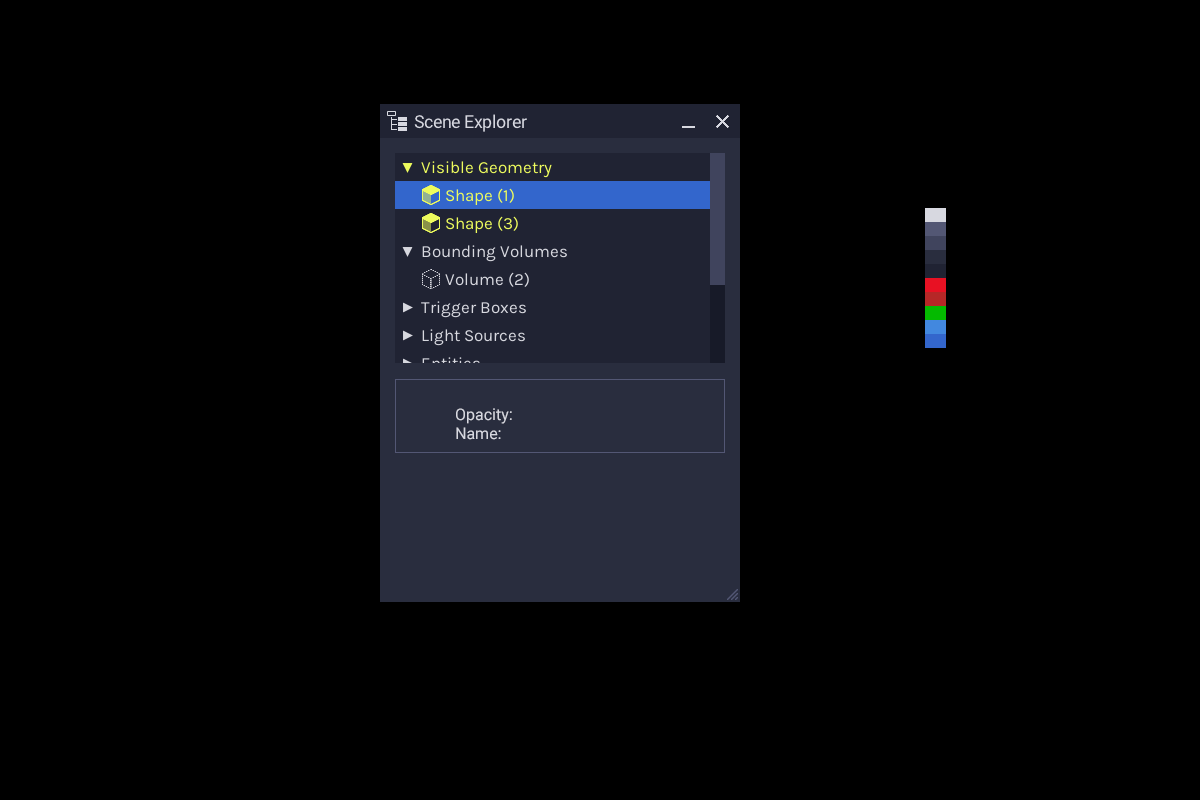
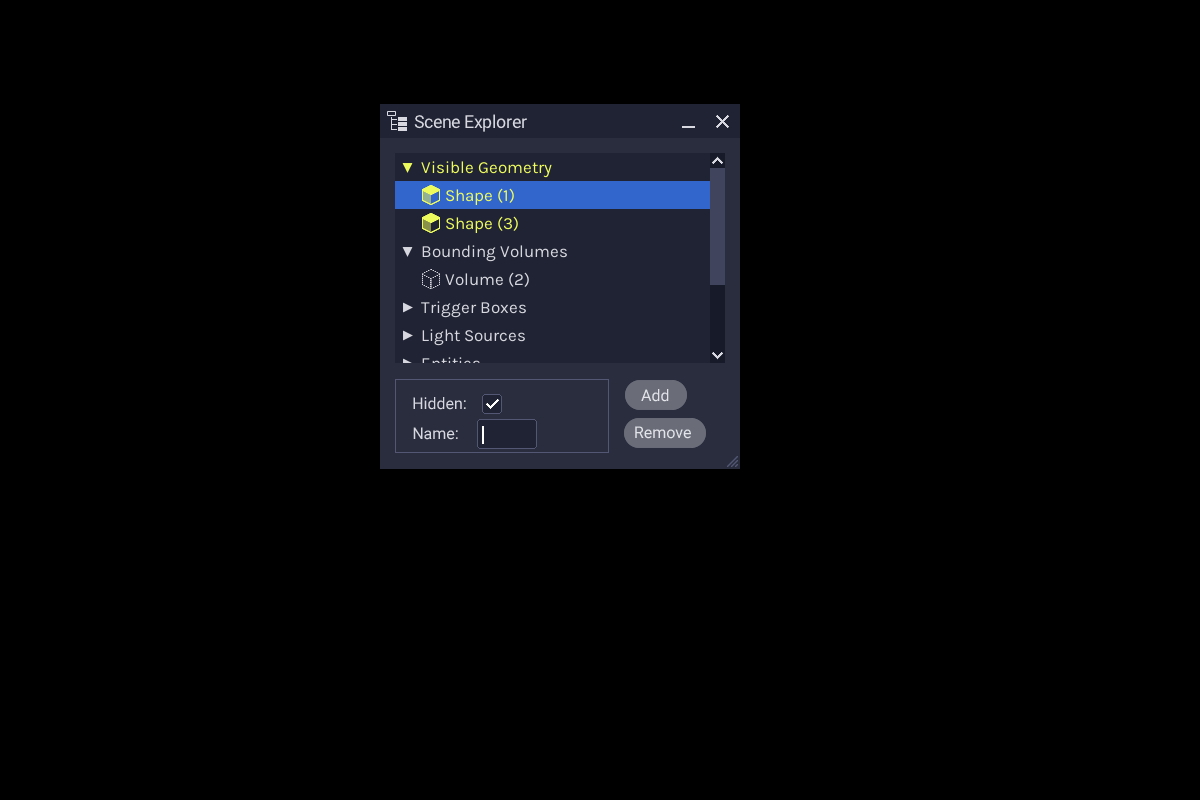
Before/after of a 1200 × 800 layered artwork. What changed in the layer stack:
hid "palette" over [925, 208, 946, 348]
removed layer "Opacity: Name:" over [456, 408, 512, 440]
painted on "Layer 7" over [380, 153, 740, 602]
